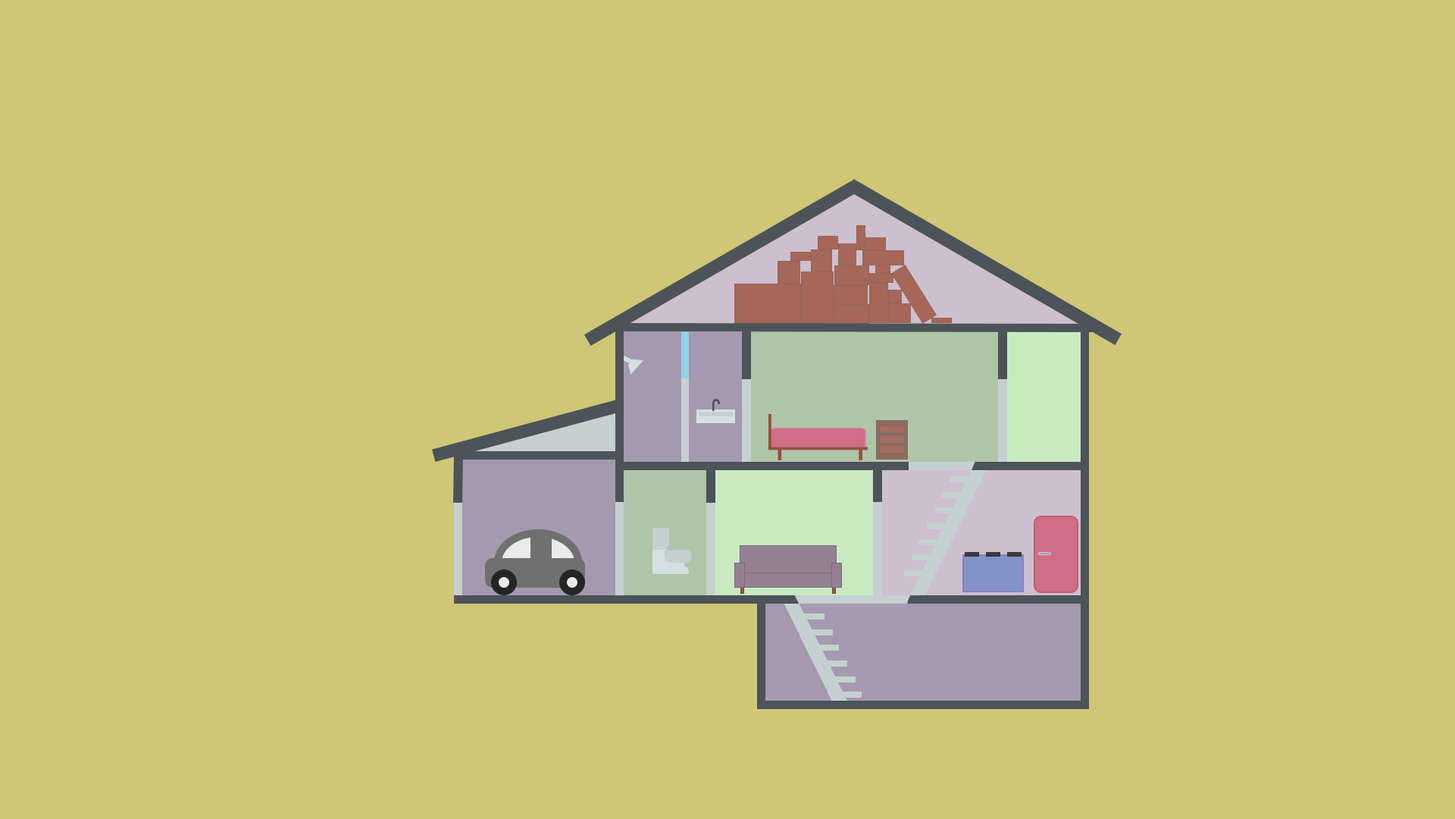
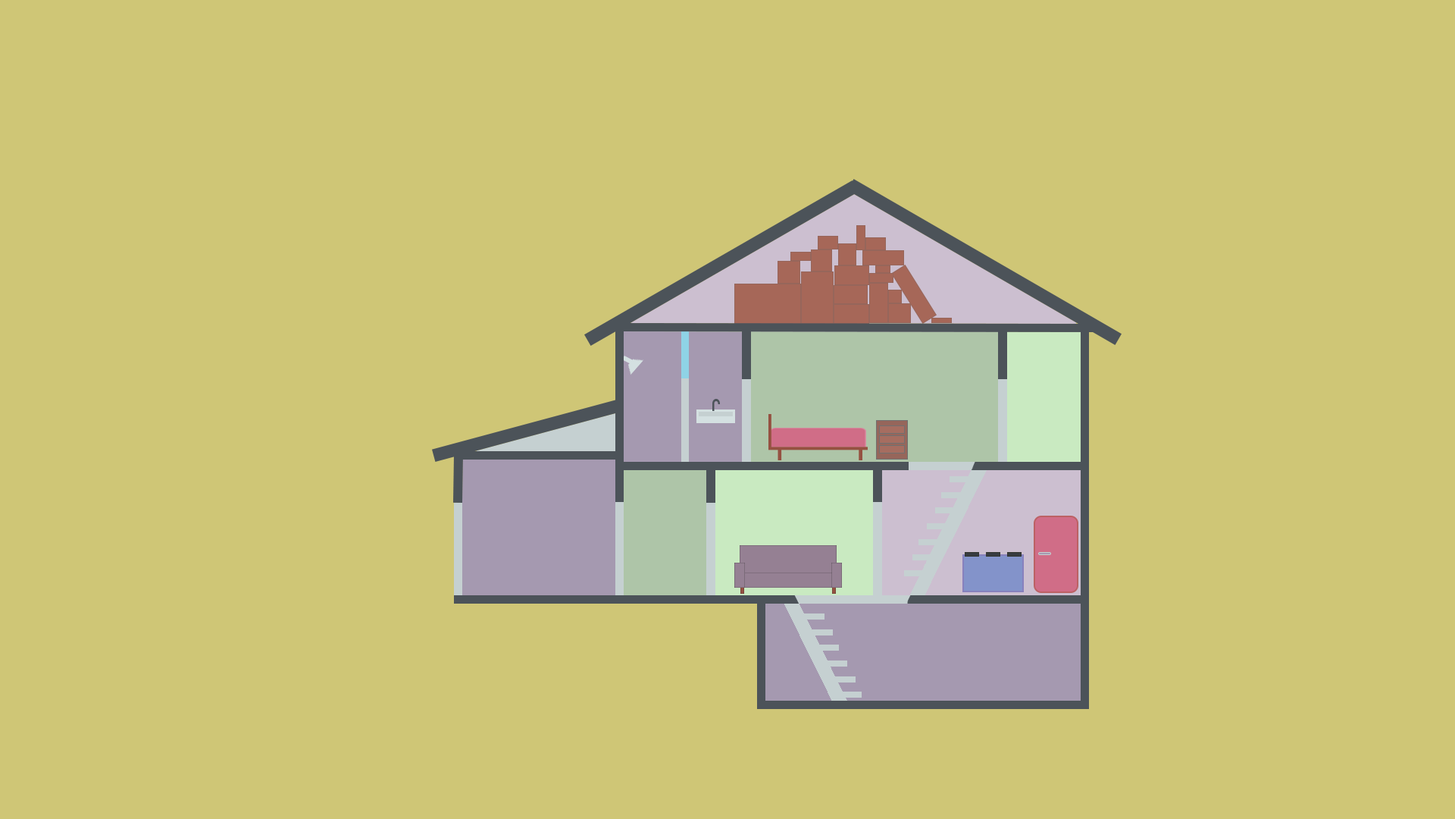
Before/after of a 1455 x 819 layered artwork. What changed in the layer stack:
hid group "Toilet" (3 layers) over [652, 527, 693, 574]
hid group "Car" (5 layers) over [485, 529, 586, 596]
